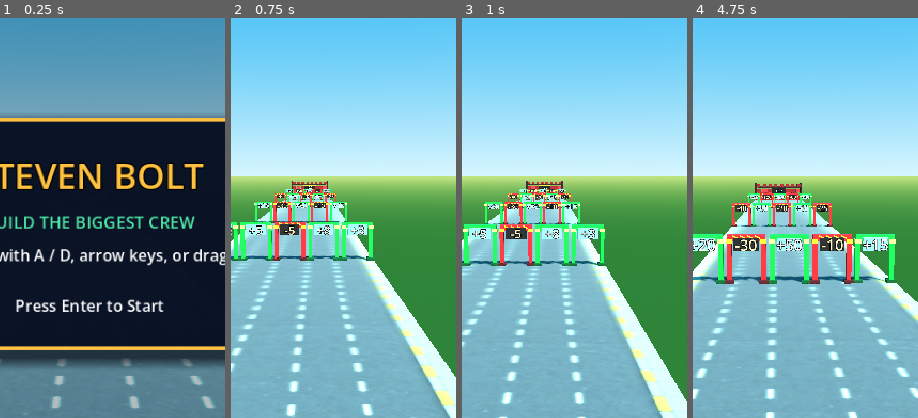
Above: before the commit, frames 1-4 (left to right).
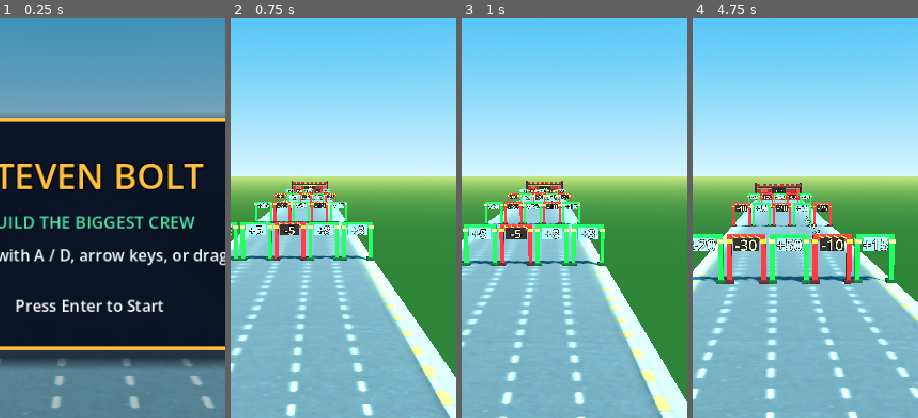
Above: after the commit, the same moments.

Repository: hobsojam/steven-bolt
Game: Godot game, scene res://scenes/main.tscn
Two runs of this game, one before a commit and one after it. Both use one fixed random seed, a clock stepped at 60 frames per second and the inputs below.
Inputs (mouse positions are % of the whole screen's width and height, from its top left):
- Up to frame 1 (0.25 s): no input
- Up to frame 2 (0.75 s): tap Enter (ui_accept) at 0.5 s; move the mouse to (72, 45) at 0.52 s; hold Right (lane_right) from 0.53 s (still down); click (72, 45) at 0.67 s
- Up to frame 3 (1 s): keep holding Right (lane_right); tap Enter (ui_accept) at 0.77 s
- Up to frame 4 (4.75 s): release Right (lane_right) at 1.25 s; drag from (30, 55) to (45, 70) at 1.27 s; move the mouse to (60, 28) at 2.02 s; hold Right (lane_right) 2.03-2.75 s; drag from (45, 70) to (20, 35) at 2.77 s; move the mouse to (80, 65) at 3.52 s; hold Left (lane_left) 3.53-4.25 s; tap Enter (ui_accept) at 3.77 s; drag from (20, 35) to (35, 25) at 4.27 s
The pictures show only the part of the screen within x 30-80%, y 23-73%; the shares and areas given below are measured in that part.

The runs differ from the first frame. In frame 2, less than 0.1% of the frame differs, in the area x 38-40%, y 45-46%; in frame 3, less than 0.1%; in frame 4, less than 0.1%, in the area x 49-57%, y 49-54%.

Commit message:
Add the pickup-trail mechanic: a lane of repeated small pickups
A pickup_trail level entry expands (via
LevelOneDefinition.expand_pickup_trail()) into many one-time "pickup"
entries at load time, merged and sorted into the same entries array as
gate_row/toll_wall - no new per-frame logic needed, it rides the
existing _resolve_pending_entries flow. Difference from a gate: a
pickup only applies if the crowd is already in its lane when crossed,
no penalty for being elsewhere (you just miss it).

scripts/pickup.gd spawns a small billboarded label per point, matching
gate_row.gd's visual language at a smaller scale. Adds one example
trail to the level (lane 3, distance 44-58, +4 every 3.5m) between the
existing row-2 gate and row-3 gate. Unit tests cover the expansion
helper (point count, start/end distances, carried lane/op/value) and
that the full entries() list stays distance-sorted after expansion.

Diff:
--- a/scripts/level_one_definition.gd
+++ b/scripts/level_one_definition.gd
@@ -1,26 +1,47 @@
 extends RefCounted
 
 # Hand-authored MVP level. Pacing (start count 20, RunRules.START_CROWD_COUNT):
-#   Row 1 @20  - introduces the mechanic; the "obvious" center lane hides a
-#                small penalty, teaching players to read every lane.
-#   Row 2 @40  - a big win sits directly beside a heavy loss, testing
-#                precision steering rather than just sign-reading.
-#   Row 3 @62  - values escalate and alternate sign every lane.
-#   Row 4 @85  - a jackpot lane flanked by two harsh penalty lanes; the
-#                deceptive trap is that the tempting *center* pick is both
-#                the biggest reward and one miss-steer away from the worst
-#                loss on the board.
-#   Toll  @110 - threshold tuned so a mostly-good run clears it with room to
-#                spare but a couple of bad picks along the way fails it.
-#   Finish@140 - short victory stretch after the wall.
+#   Row 1 @20     - introduces the mechanic; the "obvious" center lane hides
+#                   a small penalty, teaching players to read every lane.
+#   Row 2 @40     - a big win sits directly beside a heavy loss, testing
+#                   precision steering rather than just sign-reading.
+#   Trail @44-58  - lane 3 has a run of small +4 pickups; committing to that
+#                   lane for the whole stretch is worth more than any single
+#                   gate, but you only collect the ones you're actually in
+#                   the lane for.
+#   Row 3 @62     - values escalate and alternate sign every lane.
+#   Row 4 @85     - a jackpot lane flanked by two harsh penalty lanes; the
+#                   deceptive trap is that the tempting *center* pick is both
+#                   the biggest reward and one miss-steer away from the worst
+#                   loss on the board.
+#   Toll  @110    - threshold tuned so a mostly-good run clears it with room
+#                   to spare but a couple of bad picks along the way fails it.
+#   Finish@140    - short victory stretch after the wall.
 
 
 static func length() -> float:
 	return 140.0
 
 
+static func expand_pickup_trail(entry: Dictionary) -> Array[Dictionary]:
+	var pickups: Array[Dictionary] = []
+	var distance: float = entry["start_distance"]
+	while distance <= entry["end_distance"] + 0.001:
+		pickups.append(
+			{
+				"distance": distance,
+				"kind": "pickup",
+				"lane": entry["lane"],
+				"op": entry["op"],
+				"value": entry["value"],
+			}
+		)
+		distance += entry["spacing"]
+	return pickups
+
+
 static func entries() -> Array[Dictionary]:
-	return [
+	var raw: Array[Dictionary] = [
 		{
 			"distance": 20.0,
 			"kind": "gate_row",
@@ -42,6 +63,16 @@
 				{"op": "-", "value": 10},
 				{"op": "+", "value": 15},
 			],
+		},
+		{
+			"distance": 44.0,
+			"kind": "pickup_trail",
+			"lane": 3,
+			"start_distance": 44.0,
+			"end_distance": 58.0,
+			"spacing": 3.5,
+			"op": "+",
+			"value": 4,
 		},
 		{
 			"distance": 62.0,
@@ -71,3 +102,12 @@
 			"threshold": 120,
 		},
 	]
+
+	var expanded: Array[Dictionary] = []
+	for entry in raw:
+		if entry["kind"] == "pickup_trail":
+			expanded.append_array(expand_pickup_trail(entry))
+		else:
+			expanded.append(entry)
+	expanded.sort_custom(func(a, b): return a["distance"] < b["distance"])
+	return expanded
--- /dev/null
+++ b/scripts/pickup.gd
@@ -0,0 +1,19 @@
+extends Node3D
+
+const RunRules := preload("res://scripts/run_rules.gd")
+
+
+func setup(entry: Dictionary) -> void:
+	position = Vector3(RunRules.lane_x(entry["lane"]), 1.1, -entry["distance"])
+	add_child(_build_label(entry["op"], entry["value"]))
+
+
+func _build_label(op: String, value: int) -> Label3D:
+	var label := Label3D.new()
+	label.text = "%s%d" % [op, value]
+	label.font_size = 40
+	label.pixel_size = 0.008
+	label.billboard = BaseMaterial3D.BILLBOARD_ENABLED
+	label.outline_size = 6
+	label.modulate = Color("fff0a5") if op == "+" else Color("ff6666")
+	return label
--- a/scripts/run_controller.gd
+++ b/scripts/run_controller.gd
@@ -6,6 +6,7 @@
 const LevelOneDefinition := preload("res://scripts/level_one_definition.gd")
 const GateRowScript := preload("res://scripts/gate_row.gd")
 const TollWallScript := preload("res://scripts/toll_wall.gd")
+const PickupScript := preload("res://scripts/pickup.gd")
 
 var distance_traveled: float = 0.0
 var _elapsed_time: float = 0.0
@@ -71,6 +72,9 @@
 		"toll_wall":
 			if not _crowd.apply_toll(entry["threshold"]):
 				_state = RunState.GAME_OVER
+		"pickup":
+			if _crowd.current_lane == entry["lane"]:
+				_crowd.apply_gate(entry["op"], entry["value"])
 
 
 func _spawn_level_visuals() -> void:
@@ -81,6 +85,8 @@
 				visual = GateRowScript.new()
 			"toll_wall":
 				visual = TollWallScript.new()
+			"pickup":
+				visual = PickupScript.new()
 		if visual:
 			add_child(visual)
 			visual.setup(entry)
--- a/tests/run_tests.gd
+++ b/tests/run_tests.gd
@@ -2,6 +2,7 @@
 
 const RunRules := preload("res://scripts/run_rules.gd")
 const ChaseCamera := preload("res://scripts/chase_camera.gd")
+const LevelOneDefinition := preload("res://scripts/level_one_definition.gd")
 
 var _failures: int = 0
 
@@ -27,6 +28,9 @@
 	_test_apply_toll_consumes_threshold()
 	_test_current_speed_ramps_up_over_time()
 	_test_current_speed_caps_at_max()
+	_test_expand_pickup_trail_generates_correct_points()
+	_test_expand_pickup_trail_points_carry_lane_and_value()
+	_test_entries_are_sorted_by_distance()
 
 	if _failures == 0:
 		print("All tests passed")
@@ -177,6 +181,47 @@
 	)
 
 
+func _test_expand_pickup_trail_generates_correct_points() -> void:
+	var trail := {
+		"lane": 2,
+		"start_distance": 10.0,
+		"end_distance": 20.0,
+		"spacing": 5.0,
+		"op": "+",
+		"value": 3,
+	}
+	var pickups: Array[Dictionary] = LevelOneDefinition.expand_pickup_trail(trail)
+	_assert_eq(pickups.size(), 3, "pickup trail generates one point per spacing interval")
+	_assert_eq(pickups[0]["distance"], 10.0, "first pickup sits at the trail's start distance")
+	_assert_eq(pickups[2]["distance"], 20.0, "last pickup sits at the trail's end distance")
+
+
+func _test_expand_pickup_trail_points_carry_lane_and_value() -> void:
+	var trail := {
+		"lane": 1,
+		"start_distance": 0.0,
+		"end_distance": 0.0,
+		"spacing": 1.0,
+		"op": "-",
+		"value": 7,
+	}
+	var pickups: Array[Dictionary] = LevelOneDefinition.expand_pickup_trail(trail)
+	_assert_eq(pickups.size(), 1, "a zero-length trail still yields its single start point")
+	_assert_eq(pickups[0]["kind"], "pickup", 'expanded points are kind "pickup"')
+	_assert_eq(pickups[0]["lane"], 1, "expanded points carry the trail's lane")
+	_assert_eq(pickups[0]["op"], "-", "expanded points carry the trail's op")
+	_assert_eq(pickups[0]["value"], 7, "expanded points carry the trail's value")
+
+
+func _test_entries_are_sorted_by_distance() -> void:
+	var all_entries: Array[Dictionary] = LevelOneDefinition.entries()
+	for i in range(1, all_entries.size()):
+		_assert_true(
+			all_entries[i - 1]["distance"] <= all_entries[i]["distance"],
+			"level entries stay sorted by distance after pickup-trail expansion"
+		)
+
+
 func _assert_true(condition: bool, message: String) -> void:
 	if not condition:
 		_failures += 1
Not shown, added: scripts/pickup.gd.uid
